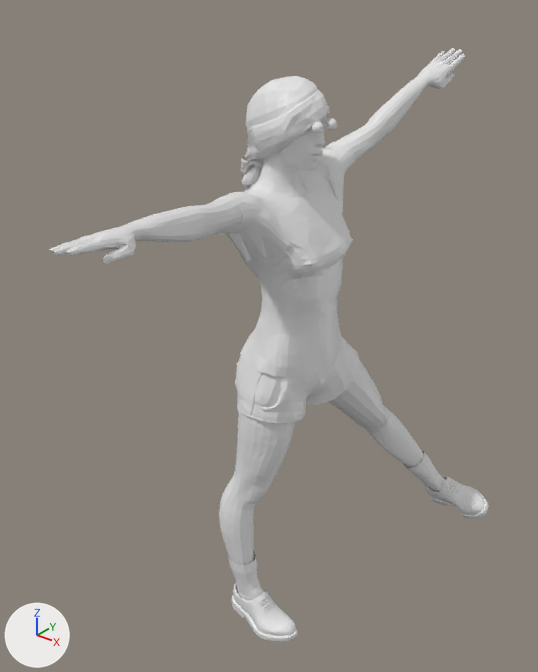
The FBX model Blender Projects/tpose_rig.fbx, before and after one commit.
Camera for both pictures: a 50 mm camera at (11.1, -15.4, 18.6) aimed at (-0.3, -1.1, 9.7). The lights are fixed; the arrows at lower left show +X, +Y and +Z. Both versions are drawn at the pose saved in each file; the numbers are the values there.

Names of what the first picture shows: 'human - tpose'.
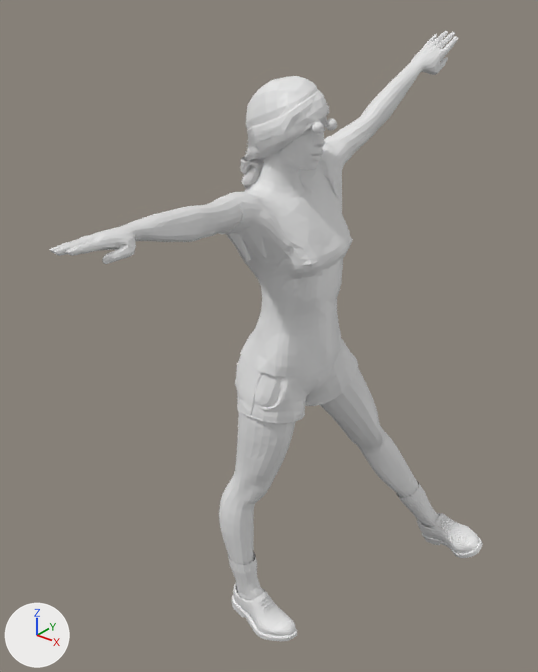
Pixel boxes [x1, y1, x2, y2] of what changed, in the pictures (538 x 672 px):
'human - tpose', posed
    before: [50, 48, 489, 641]
    after: [50, 31, 483, 641]
bone 'shoulder.L', root to tip
    before: (310, 207) to (312, 192)
    after: (310, 207) to (310, 188)
bone 'thigh.L', root to tip
    before: (310, 340) to (383, 417)
    after: (310, 340) to (379, 439)

The edits, one by one:
Bone 'shoulder.L' (bone_shoulder_l) turns from (0, 0, 0) to (4, -2, 1) degrees about its own x, y and z.
Bone 'thigh.L' (bone_thigh_l) turns from (-13, 3, -34) to (-17, 5, -24) degrees about its own x, y and z.
Object 'rig' (bone_rig_object) moves from (-0.51, 0.0, 0.0) to (0.0, 0.0, -0.51).
Object 'rig' (bone_rig_object) turns from (0, 0, 91) to (-90, 1, 0) degrees about its own x, y and z.
